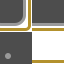
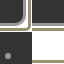
The second 64 x 64 image is a revision of the first. Changes to its layers:
painted on "Rectangle 2" over [0, 32, 32, 64]
painted on "Rectangle 1" over [32, 0, 64, 23]
painted on "Rounded Rectangle 3" over [0, 0, 23, 23]
painted on "Layer 2" over [0, 0, 64, 64]
